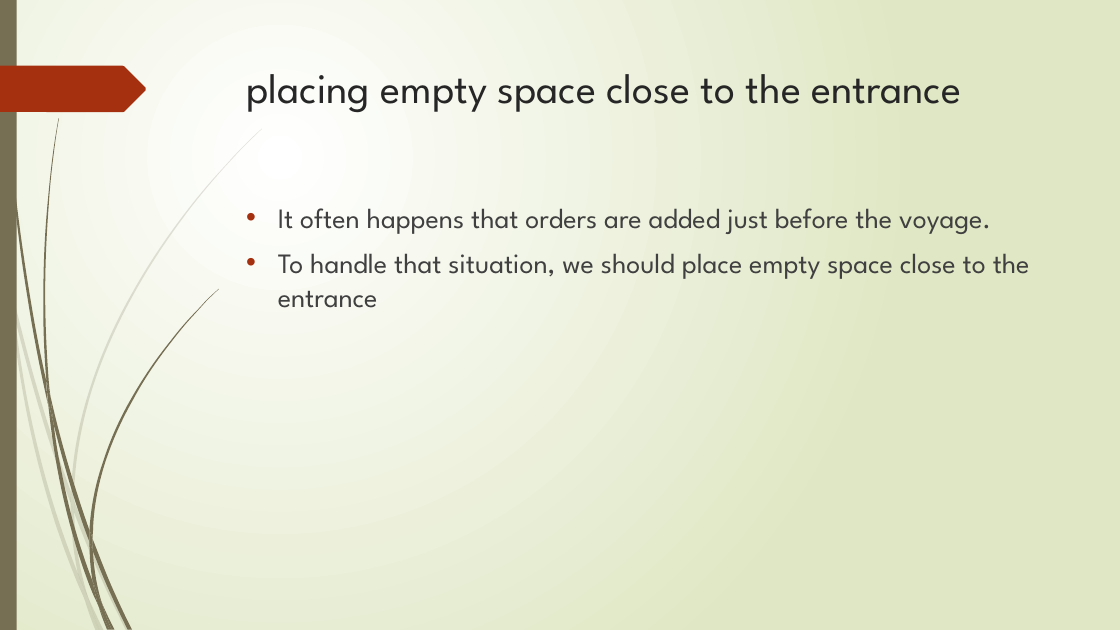
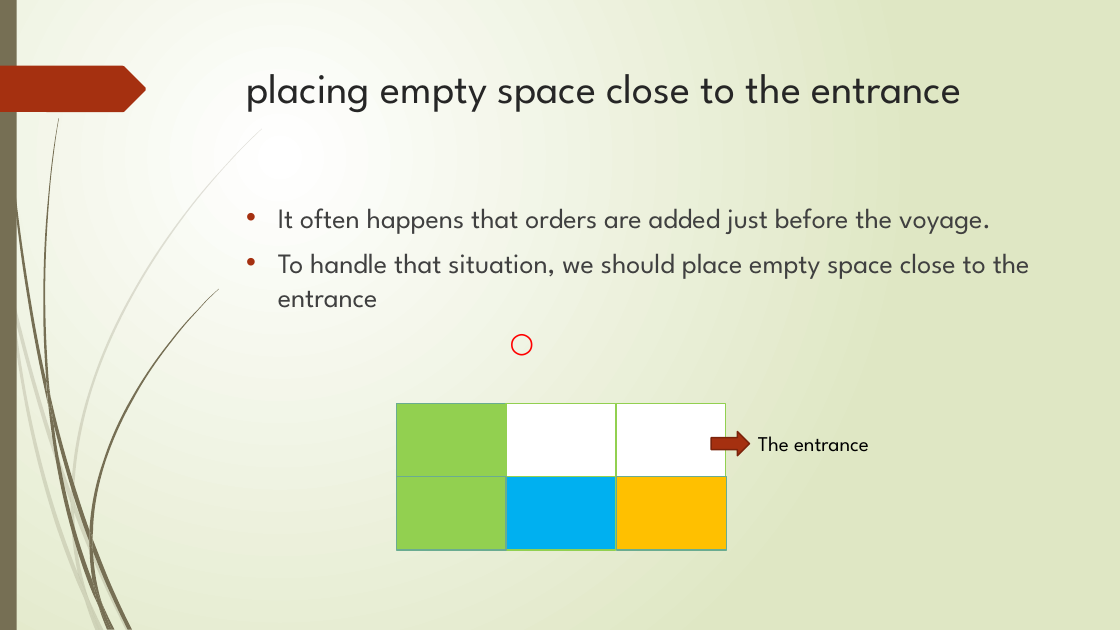
Before and after one commit to r-kurosu/kline_new, a slide deck: slide 14 of 中間報告.pptx. Drawn at 1120x630 pixels with LibreOffice and Linux fonts; fonts in the diff are those of the drawing. Boxes give left, top, right and bottom in pixels: in the first picture for what was removed or moved away, otherwise in the second. Text is boxed around its words. In the diff, an @@ line names an element or a change of style, - is before the commit and + after.

```diff
--- a/中間報告.pptx
+++ b/中間報告.pptx
@@ text at bbox=[278, 208, 1030, 308]: paragraph added @@
+○
@@ rectangle added at bbox=[397, 403, 507, 476], fill #92D050, outline #6AAC91 1.25 pt @@
@@ rectangle added at bbox=[506, 403, 616, 476], fill #FFFFFF, outline #92D050 1.25 pt @@
@@ rectangle added at bbox=[617, 403, 727, 476], fill #FFFFFF, outline #92D050 1.25 pt @@
@@ right arrow added at bbox=[712, 432, 750, 456], fill #A53010, outline #7A240C 1.25 pt @@
@@ text added at bbox=[758, 436, 869, 452], 18 pt, text #000000 @@
+The entrance
@@ rectangle added at bbox=[397, 477, 507, 550], fill #92D050, outline #6AAC91 1.25 pt @@
@@ rectangle added at bbox=[506, 477, 616, 550], fill #00B0F0, outline #92D050 1.25 pt @@
@@ rectangle added at bbox=[617, 477, 727, 550], fill #FFC000, outline #6AAC91 1.25 pt @@
```
Also in this commit, not shown: 3 other slides changed.
